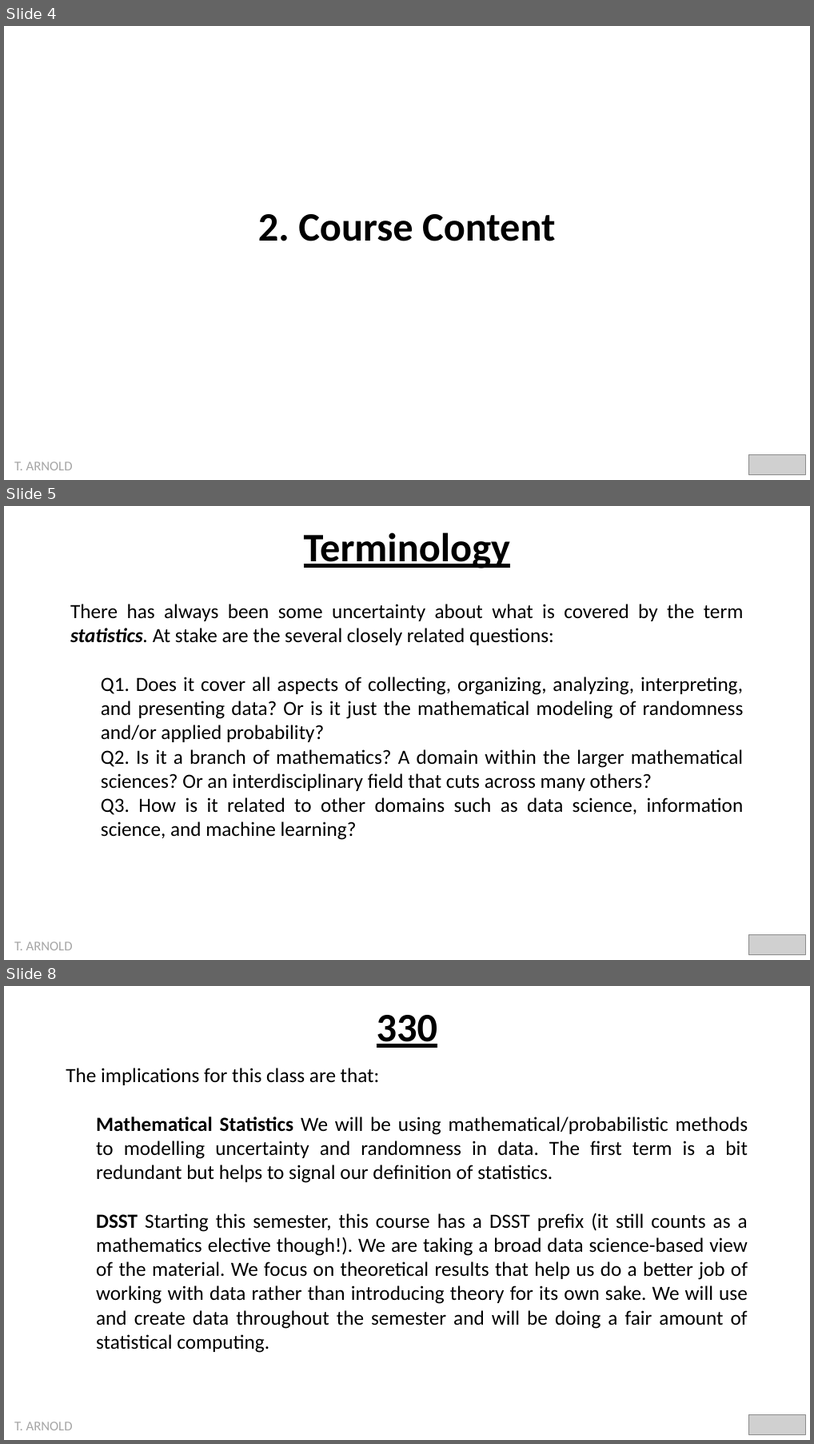
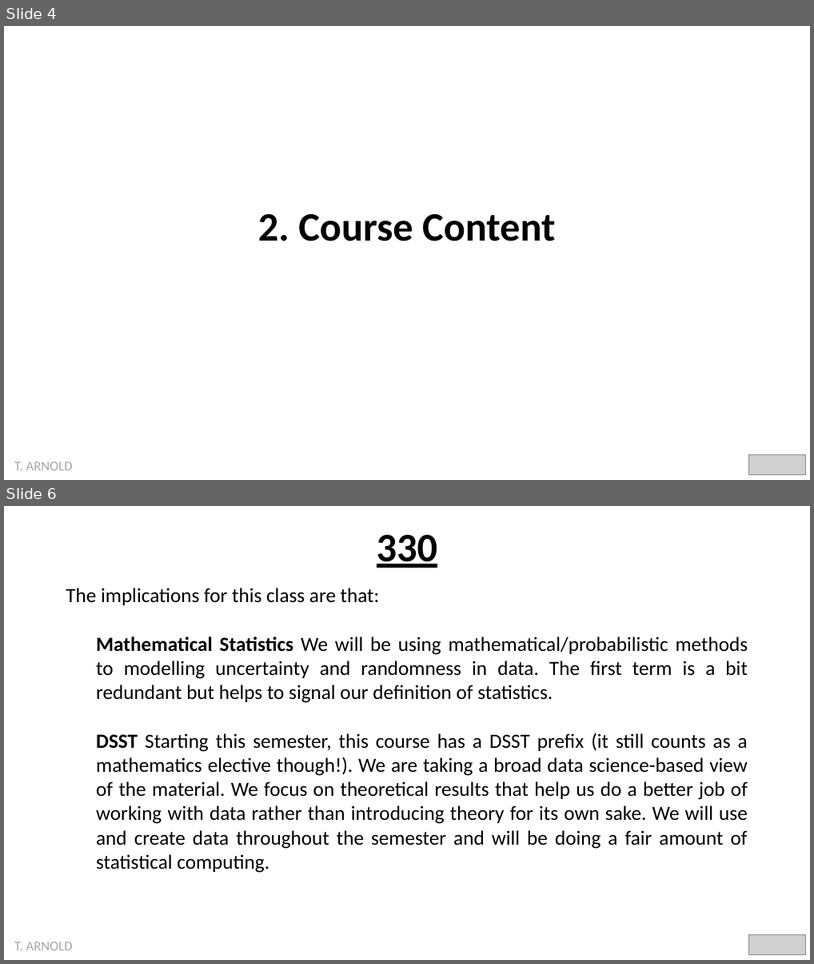
Before and after one commit to statsmaths/dsst330-s24, a slide deck: extra/intro.pptx. Shown one above the other, each under a label of ours: slides 4, 5 and 8 before the commit, slides 4 and 6 after it; the slides between them are not shown. The pictures are 814x1444 and 814x964 pixels, drawn with LibreOffice and Linux fonts; fonts in the diff are those of the drawing; grey boxes stand for pictures. Boxes give left, top, right and bottom in pixels: in the first picture for what was removed or moved away, otherwise in the second. Text is boxed around its words. In the diff, an @@ line names an element or a change of style, - is before the commit and + after.

```diff
--- a/extra/intro.pptx
+++ b/extra/intro.pptx
@@ slide 5 removed at [4, 506, 810, 960], background #FFFFFF @@
@@ text removed at [304, 532, 510, 568] @@
-Terminology
@@ text removed at [70, 604, 744, 840] @@
-There has always been some uncertainty about what is covered by the term statistics. At stake are the several closely related questions:
-  Q1. Does it cover all aspects of collecting, organizing, analyzing, interpreting, and presenting data? Or is it just the mathematical modeling of randomness and/or applied probability?
-  Q2. Is it a branch of mathematics? A domain within the larger mathematical sciences? Or an interdisciplinary field that cuts across many others?
-  Q3. How is it related to other domains such as data science, information science, and machine learning?
@@ picture removed at [750, 934, 806, 954] @@
@@ text removed at [14, 941, 73, 950] @@
-T. ARNOLD
@@ what was slide 8 is now slide 6 @@
```
Also in this commit, not shown: 3 slides changed, 1 slide added, 1 other slide removed, 3 other files.
